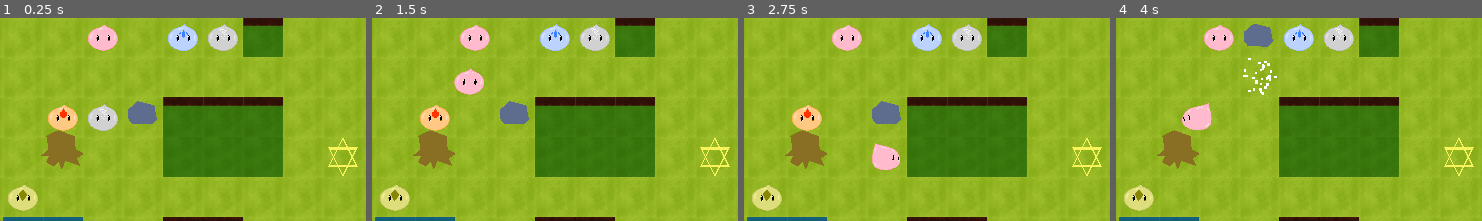
Above: before the commit, frames 1-4 (left to right).
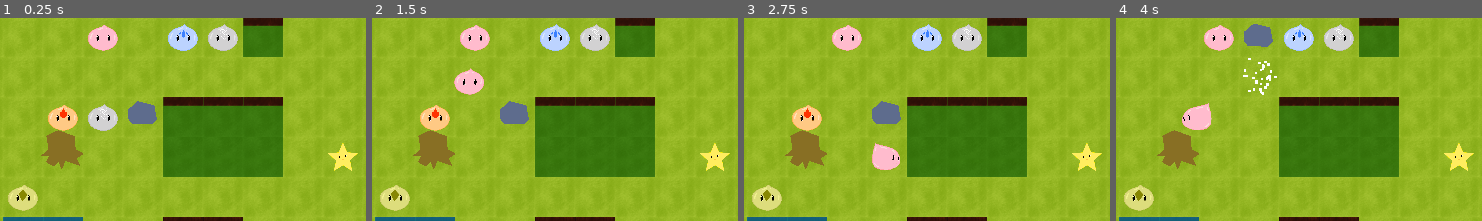
Above: after the commit, the same moments.

Repository: uspgamedev/crossover-slime
Game: Godot game, scene res://game/test_01/Game.tscn
Two runs of this game, one before a commit and one after it. Both use one fixed random seed, a clock stepped at 60 frames per second and the inputs below.
Inputs:
- Up to frame 1 (0.25 s): no input
- Up to frame 2 (1.5 s): hold D (move_right) 0.53-1.28 s; hold Space (use_power) 0.53-1.28 s; hold S (move_down) from 1.28 s (still down); tap Space (use_power) at 1.35 s
- Up to frame 3 (2.75 s): release S (move_down) at 2.03 s; hold D (move_right) from 2.03 s (still down); hold Space (use_power) from 2.03 s (still down)
- Up to frame 4 (4 s): release D (move_right) at 2.78 s; release Space (use_power) at 2.78 s; hold W (move_up) 2.78-3.53 s; tap Space (use_power) at 2.85 s; hold A (move_left) from 3.53 s (still down); hold Space (use_power) from 3.53 s (still down)
The pictures show only the part of the screen within x 11-61%, y 20-70%; the shares and areas given below are measured in that part.

The runs differ from the first frame. In frame 1, 0.6% of the frame differs, in the area x 89-98%, y 59-78%; in frame 2, 0.6%; in frame 3, 0.6%; in frame 4, 0.6%.

Commit message:
Add star sprite

Diff:
--- a/entity/exit/Exit.tscn
+++ b/entity/exit/Exit.tscn
@@ -1,22 +1,14 @@
-[gd_scene load_steps=3 format=2]
+[gd_scene load_steps=4 format=2]
 
 [ext_resource path="res://entity/Entity.tscn" type="PackedScene" id=1]
 [ext_resource path="res://property/goal/Goal.gd" type="Script" id=2]
+[ext_resource path="res://entity/exit/star.png" type="Texture" id=3]
 
 [node name="Exit" instance=ExtResource( 1 )]
 
-[node name="Polygon2D" type="Polygon2D" parent="." index="0"]
-position = Vector2( 3.8147e-06, -8 )
-scale = Vector2( 0.5, 0.5 )
-color = Color( 0.968627, 0.960784, 0.356863, 1 )
-polygon = PoolVector2Array( 0, -48, -48, 48, 48, 48, 0, -48, 0, -40, 40, 40, -40, 40, 0, -40 )
+[node name="Sprite" type="Sprite" parent="." index="0"]
+scale = Vector2( 0.1, 0.1 )
+texture = ExtResource( 3 )
 
-[node name="Polygon2D2" type="Polygon2D" parent="." index="1"]
-position = Vector2( 3.8147e-06, 8 )
-rotation = 3.14159
-scale = Vector2( 0.5, 0.5 )
-color = Color( 0.968627, 0.960784, 0.356863, 1 )
-polygon = PoolVector2Array( 0, -48, -48, 48, 48, 48, 0, -48, 0, -40, 40, 40, -40, 40, 0, -40 )
-
-[node name="Goal" type="Node2D" parent="." index="2"]
+[node name="Goal" type="Node2D" parent="." index="1"]
 script = ExtResource( 2 )
